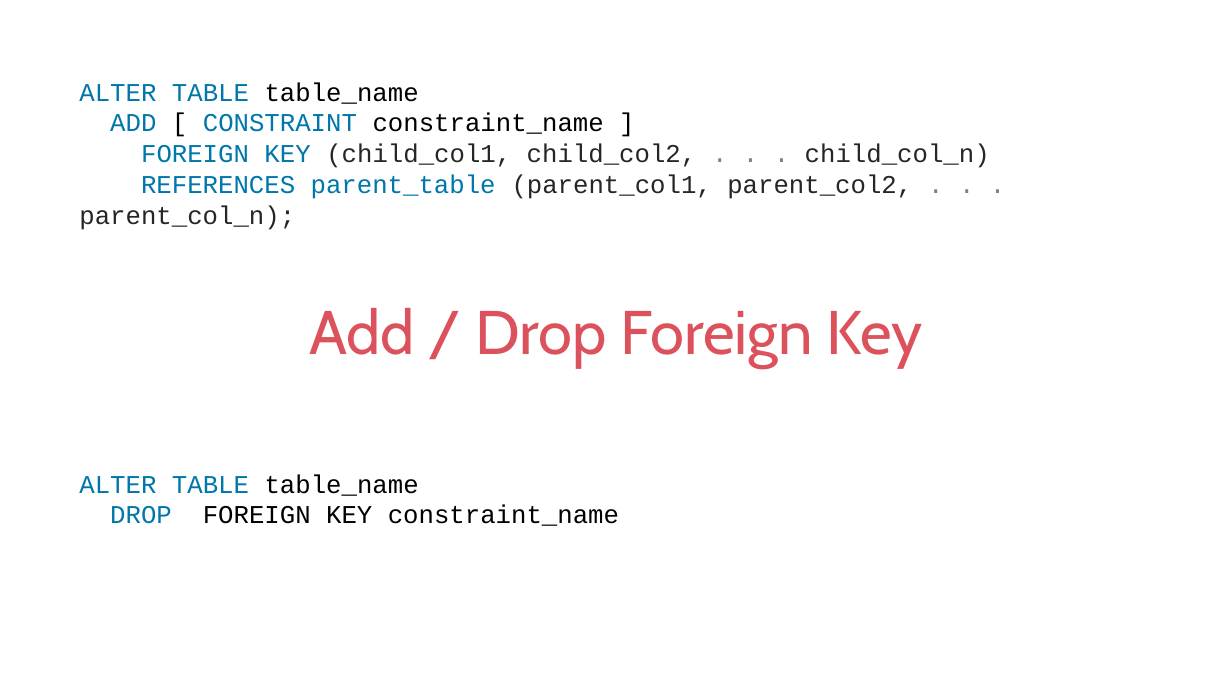
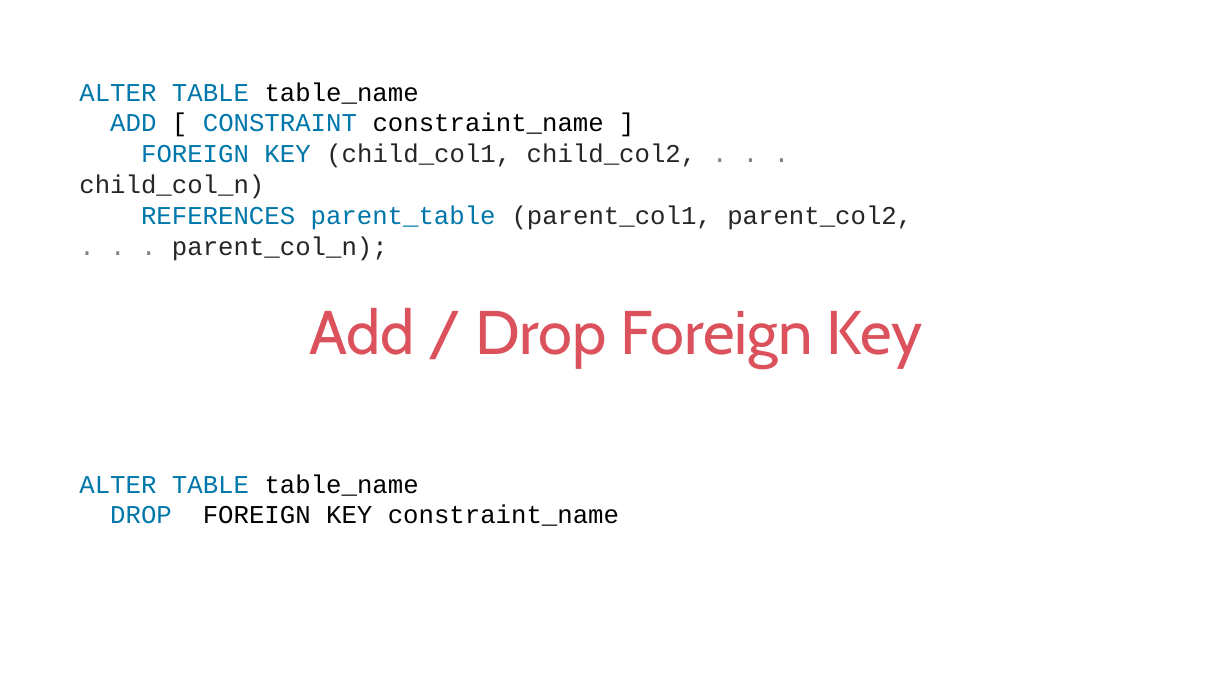
Before and after one commit to prashantbandgar/DBT_notes, a slide deck: slide 78 of IET MySQL PPT Ver9.pptx. Drawn at 1232x693 pixels with LibreOffice and Linux fonts; fonts in the diff are those of the drawing. Boxes give left, top, right and bottom in pixels: in the first picture for what was removed or moved away, otherwise in the second. Text is boxed around its words. In the diff, an @@ line names an element or a change of style, - is before the commit and + after.

```diff
--- a/IET MySQL PPT Ver9.pptx
+++ b/IET MySQL PPT Ver9.pptx
@@ text "ALTER TABLE table_name" rewrapped from [79,82,990,230] to [79,82,912,261] @@
```
Also in this commit, not shown: 3 other slides changed, 84 slides added.
